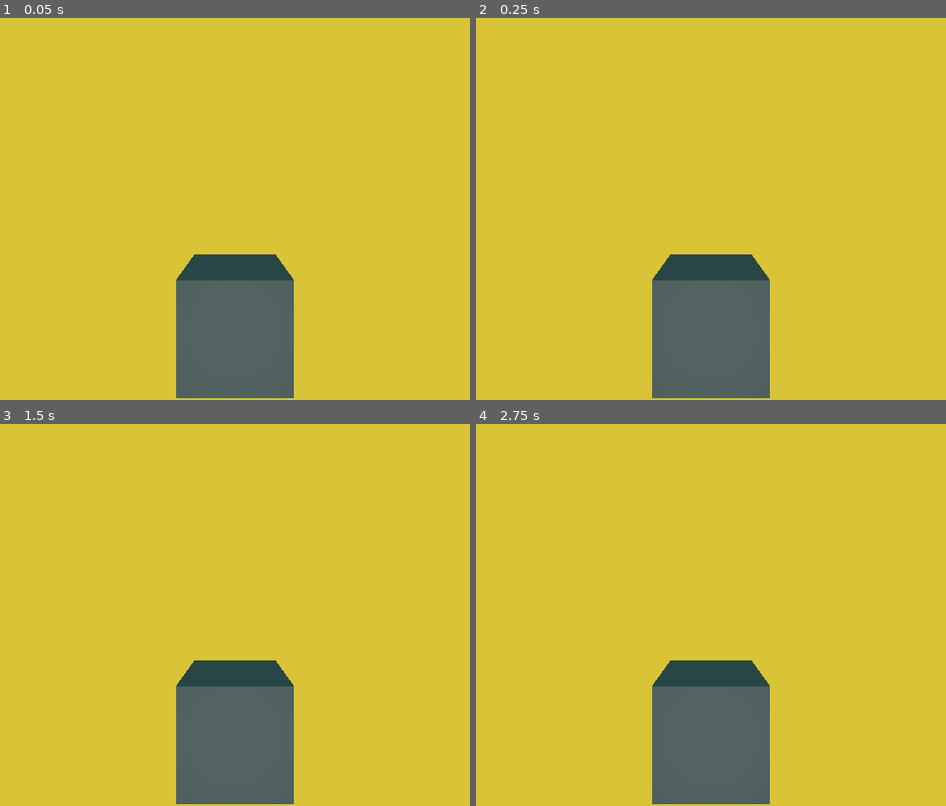
Above: before the commit, frames 1-4 (two rows, left to right).
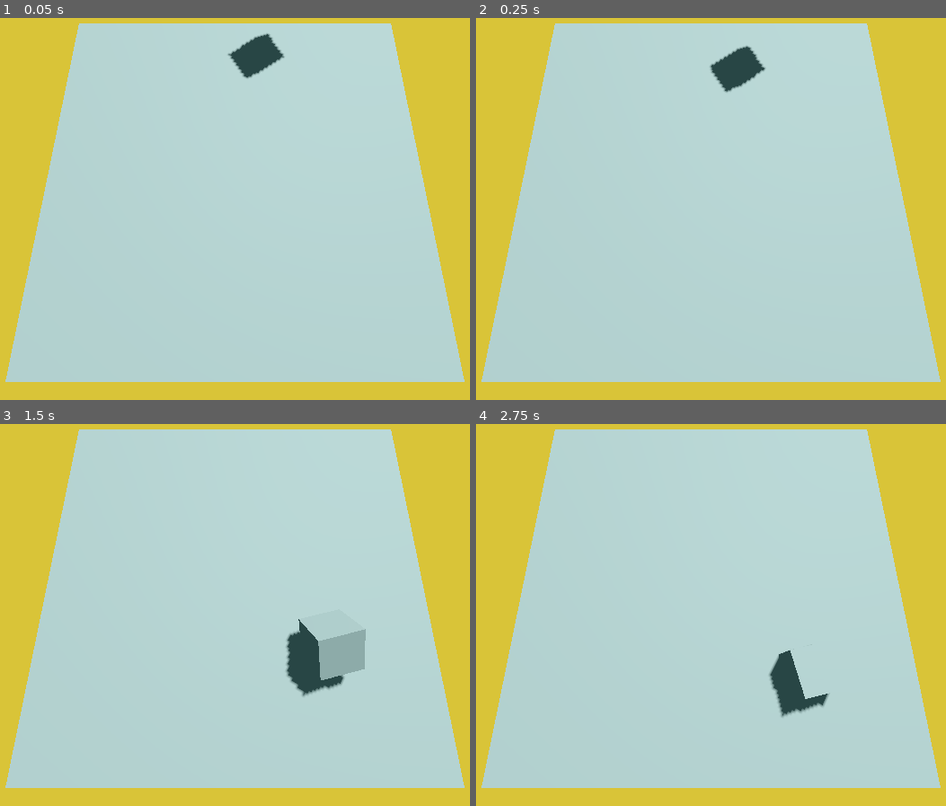
Above: after the commit, the same moments.

Repository: Sanjay004mk/farkle
Game: Godot game, scene res://game/game.tscn
Two runs of this game, one before a commit and one after it. Both use one fixed random seed, a clock stepped at 60 frames per second and the inputs below. This scene is started directly instead of the project's main scene.
Inputs:
- Up to frame 1 (0.05 s): no input
- Up to frame 2 (0.25 s): no input
- Up to frame 3 (1.5 s): no input
- Up to frame 4 (2.75 s): no input

The runs differ from the first frame. In frame 1, 78% of the frame differs, in the area x 1-99%, y 1-100%; in frame 2, 78%; in frame 3, 78%; in frame 4, 78%.

Commit message:
- Plan out 3D Die rolling animation

Diff:
--- /dev/null
+++ b/dice/animated_die.gd
@@ -0,0 +1,12 @@
+extends Die
+
+class_name AnimatedDie
+
+# Called when the node enters the scene tree for the first time.
+func _ready() -> void:
+	pass # Replace with function body.
+
+
+# Called every frame. 'delta' is the elapsed time since the previous frame.
+func _process(delta: float) -> void:
+	pass
--- /dev/null
+++ b/dice/animated_die.tscn
@@ -0,0 +1,11 @@
+[gd_scene format=3 uid="uid://b21xwmel285do"]
+
+[ext_resource type="Script" uid="uid://c06cvopkp3so6" path="res://dice/animated_die.gd" id="1_hhyba"]
+
+[sub_resource type="BoxMesh" id="BoxMesh_skg3h"]
+
+[node name="AnimatedDie" type="Node3D" unique_id=1976535065]
+script = ExtResource("1_hhyba")
+
+[node name="MeshInstance3D" type="MeshInstance3D" parent="." unique_id=1333775108]
+mesh = SubResource("BoxMesh_skg3h")
--- /dev/null
+++ b/game/die_animation_controller.gd
@@ -0,0 +1,12 @@
+extends Node
+
+class_name DieAnimationController
+
+# Called when the node enters the scene tree for the first time.
+func _ready() -> void:
+	pass # Replace with function body.
+
+
+# Called every frame. 'delta' is the elapsed time since the previous frame.
+func _process(delta: float) -> void:
+	pass
--- a/game/game.tscn
+++ b/game/game.tscn
@@ -2,18 +2,48 @@
 
 [ext_resource type="Environment" uid="uid://gys114q4e4c8" path="res://game/game_environment.tres" id="1_l1rk1"]
 
+[sub_resource type="BoxShape3D" id="BoxShape3D_l1rk1"]
+size = Vector3(10, 1, 10)
+
 [sub_resource type="BoxMesh" id="BoxMesh_l1rk1"]
 
+[sub_resource type="PhysicsMaterial" id="PhysicsMaterial_l1rk1"]
+bounce = 0.4
+
+[sub_resource type="BoxShape3D" id="BoxShape3D_vasa2"]
+
+[sub_resource type="BoxMesh" id="BoxMesh_h7iqs"]
+
 [node name="game" type="Node3D" unique_id=1679775102]
+
+[node name="DirectionalLight3D" type="DirectionalLight3D" parent="." unique_id=2089636971]
+transform = Transform3D(-0.8660254, -0.43301278, 0.25, 0, 0.49999997, 0.86602545, -0.50000006, 0.75, -0.43301266, 0, 0, 0)
+shadow_enabled = true
 
 [node name="WorldEnvironment" type="WorldEnvironment" parent="." unique_id=1496482131]
 environment = ExtResource("1_l1rk1")
 
 [node name="Camera3D" type="Camera3D" parent="." unique_id=330589788]
-transform = Transform3D(1, 0, 0, 0, 1, 0, 0, 0, 1, 0, 1.1931678, 2.726869)
+transform = Transform3D(1, 0, 0, 0, 0.27075168, 0.9626492, 0, -0.9626492, 0.27075168, 0, 7.0946784, 2.6899686)
 
-[node name="MeshInstance3D" type="MeshInstance3D" parent="." unique_id=96419738]
+[node name="BaseCollisionStatic" type="StaticBody3D" parent="." unique_id=2136100846]
+
+[node name="CollisionShape3D" type="CollisionShape3D" parent="BaseCollisionStatic" unique_id=707034010]
+shape = SubResource("BoxShape3D_l1rk1")
+
+[node name="Base" type="MeshInstance3D" parent="BaseCollisionStatic/CollisionShape3D" unique_id=96419738]
+transform = Transform3D(10, 0, 0, 0, 1, 0, 0, 0, 10, 0, 0, 0)
 mesh = SubResource("BoxMesh_l1rk1")
 
-[node name="SpotLight3D" type="SpotLight3D" parent="." unique_id=856574827]
-transform = Transform3D(0.9999867, -0.0017481829, 0.0048598903, 0.0017842995, 0.9999708, -0.0074371826, -0.004846747, 0.0074457554, 0.99996054, 0, 0, 3.7211237)
+[node name="Die" type="RigidBody3D" parent="." unique_id=1997742331]
+transform = Transform3D(0.79896045, -0.58683485, -0.13147986, -0.07534635, -0.31458485, 0.94623464, -0.59664476, -0.7460973, -0.29555684, 1.9100187, 4.9032483, -6.007466)
+physics_material_override = SubResource("PhysicsMaterial_l1rk1")
+gravity_scale = 3.0
+linear_velocity = Vector3(-2, -5, 7)
+
+[node name="CollisionShape3D" type="CollisionShape3D" parent="Die" unique_id=921353885]
+shape = SubResource("BoxShape3D_vasa2")
+
+[node name="MeshInstance3D" type="MeshInstance3D" parent="Die/CollisionShape3D" unique_id=1212762017]
+transform = Transform3D(0.9999999, 0, 0, 0, 1, 0, 0, 0, 1, 0, 0, 0)
+mesh = SubResource("BoxMesh_h7iqs")
Not shown, added: dice/animated_die.gd.uid
Not shown, added: game/die_animation_controller.gd.uid
